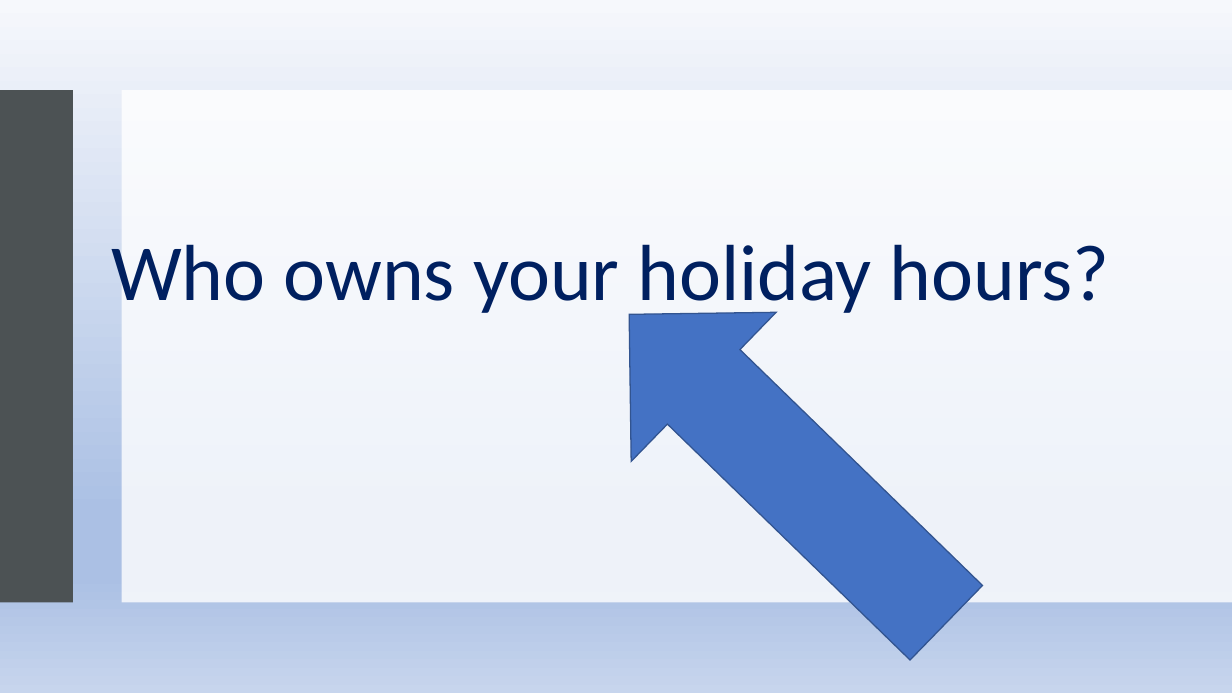
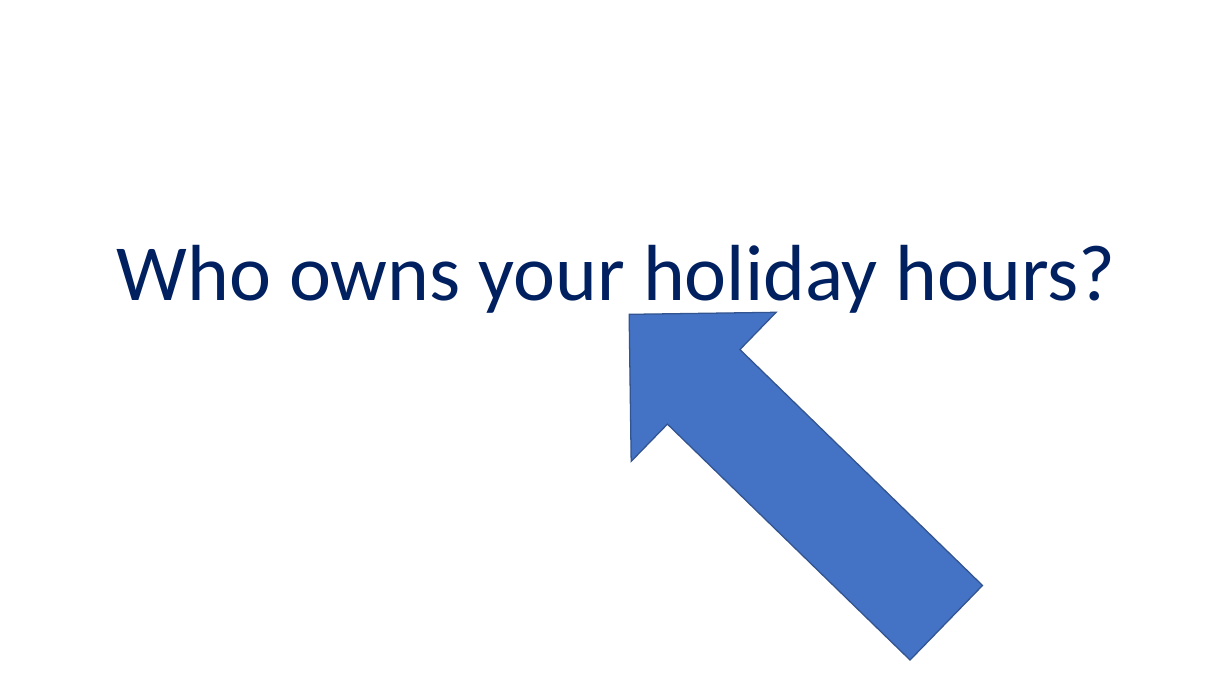
Before and after one commit to Blocks365/blockchain-vacation, a slide deck: slide 14 of ethereum/media/March 2020 presentation.pptx (slide 13 before the commit). Drawn at 1232x693 pixels with LibreOffice and Linux fonts; fonts in the diff are those of the drawing; background and template pictures are left out. Boxes give left, top, right and bottom in pixels: in the first picture for what was removed or moved away, otherwise in the second. Text is boxed around its words. In the diff, an @@ line names an element or a change of style, - is before the commit and + after.

```diff
--- a/ethereum/media/March 2020 presentation.pptx
+++ b/ethereum/media/March 2020 presentation.pptx
@@ rectangle removed at (x1=0, y1=0, x2=1232, y2=693) @@
@@ rectangle removed at (x1=0, y1=90, x2=73, y2=603) @@
@@ rectangle at (x1=121, y1=90, x2=1232, y2=603): fill #FFFFFF at 80% opacity to #FFFFFF at 90% opacity @@
@@ title "Who owns your holiday hours?" moved from (x1=111, y1=244, x2=1110, y2=319) to (x1=117, y1=244, x2=1116, y2=319) @@
```
Also in this commit, not shown: 21 other slides changed, 9 slides added, 2 slides removed, 1 other file.
